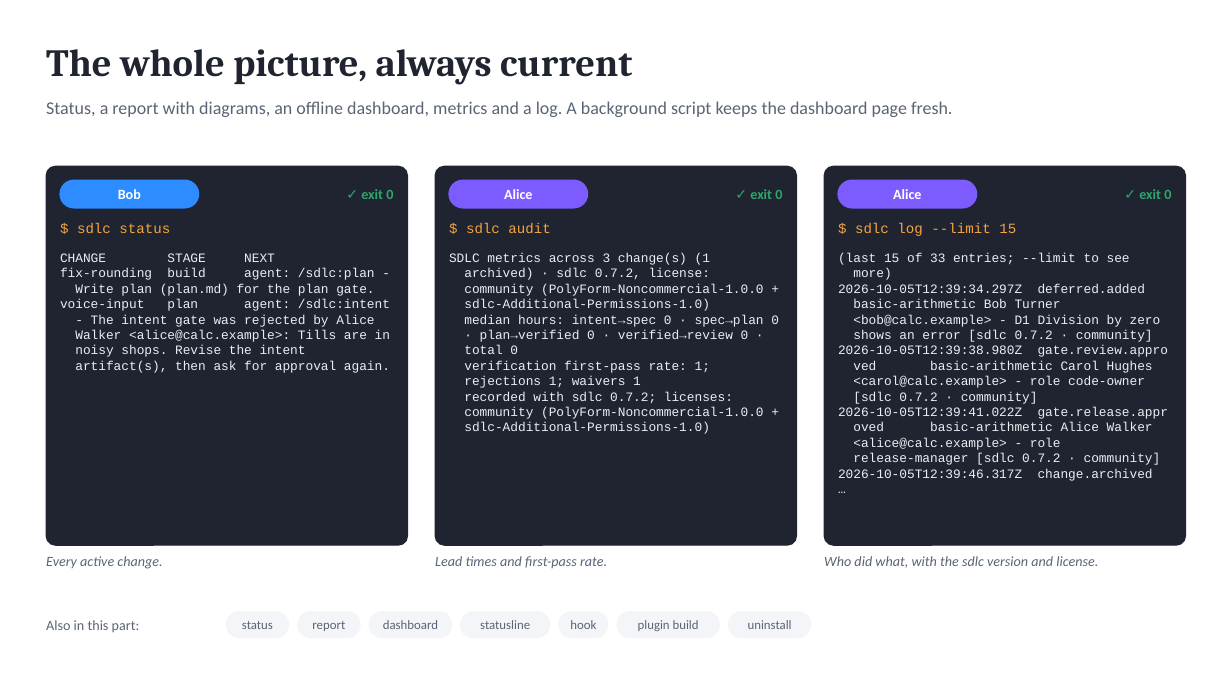
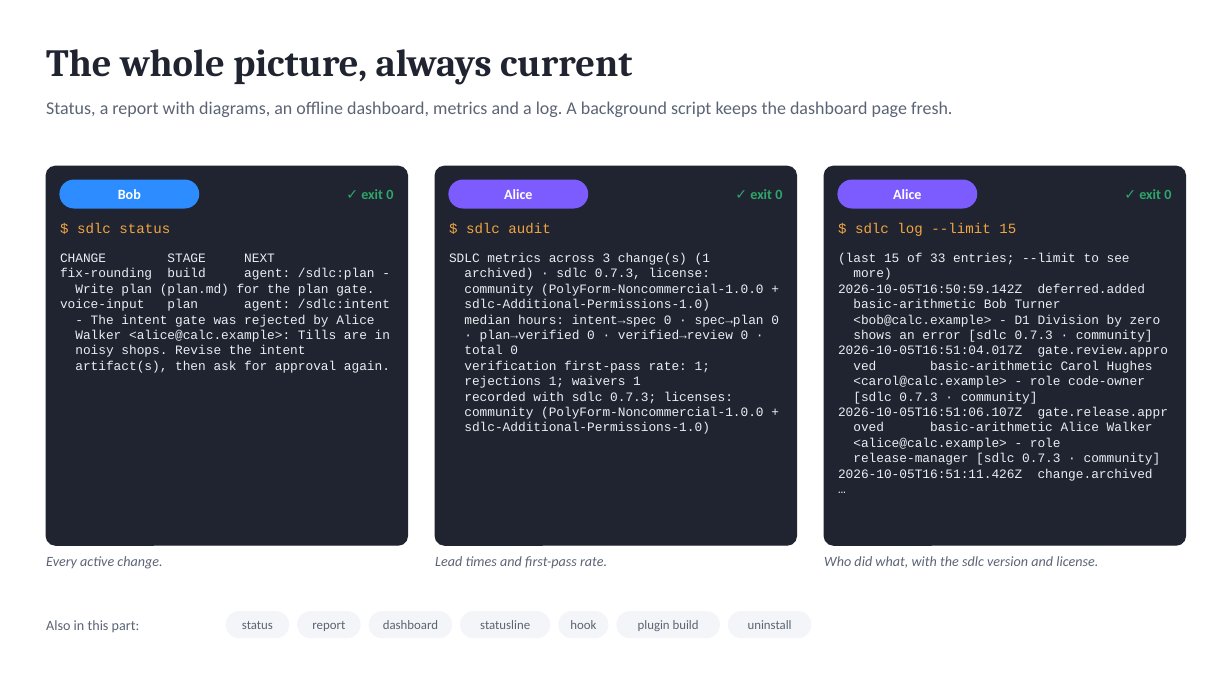
Before and after one commit to marin-ai-tech/sdlc, a slide deck: slide 18 of docs/demo/sdlc-calculator-demo.en.pptx. Drawn at 1232x693 pixels with LibreOffice and Linux fonts; fonts in the diff are those of the drawing. Boxes give left, top, right and bottom in pixels: in the first picture for what was removed or moved away, otherwise in the second. Text is boxed around its words. In the diff, an @@ line names an element or a change of style, - is before the commit and + after.

```diff
--- a/docs/demo/sdlc-calculator-demo.en.pptx
+++ b/docs/demo/sdlc-calculator-demo.en.pptx
@@ text at bbox=[838, 283, 1145, 293]: text changed @@
-2026-10-05T12:39:34.297Z deferred.added
+2026-10-05T16:50:59.142Z deferred.added
@@ text at bbox=[838, 330, 1168, 357]: text changed @@
-shows an error [sdlc 0.7.2 · community]
-2026-10-05T12:39:38.980Z gate.review.appro
+shows an error [sdlc 0.7.3 · community]
+2026-10-05T16:51:04.017Z gate.review.appro
@@ text at bbox=[838, 391, 1168, 419]: text changed @@
-[sdlc 0.7.2 · community]
-2026-10-05T12:39:41.022Z gate.release.appr
+[sdlc 0.7.3 · community]
+2026-10-05T16:51:06.107Z gate.release.appr
@@ text at bbox=[838, 453, 1161, 481]: text changed @@
-release-manager [sdlc 0.7.2 · community]
-2026-10-05T12:39:46.317Z change.archived
+release-manager [sdlc 0.7.3 · community]
+2026-10-05T16:51:11.426Z change.archived
```
Also in this commit, not shown: 3 other slides changed, 35 other files.
